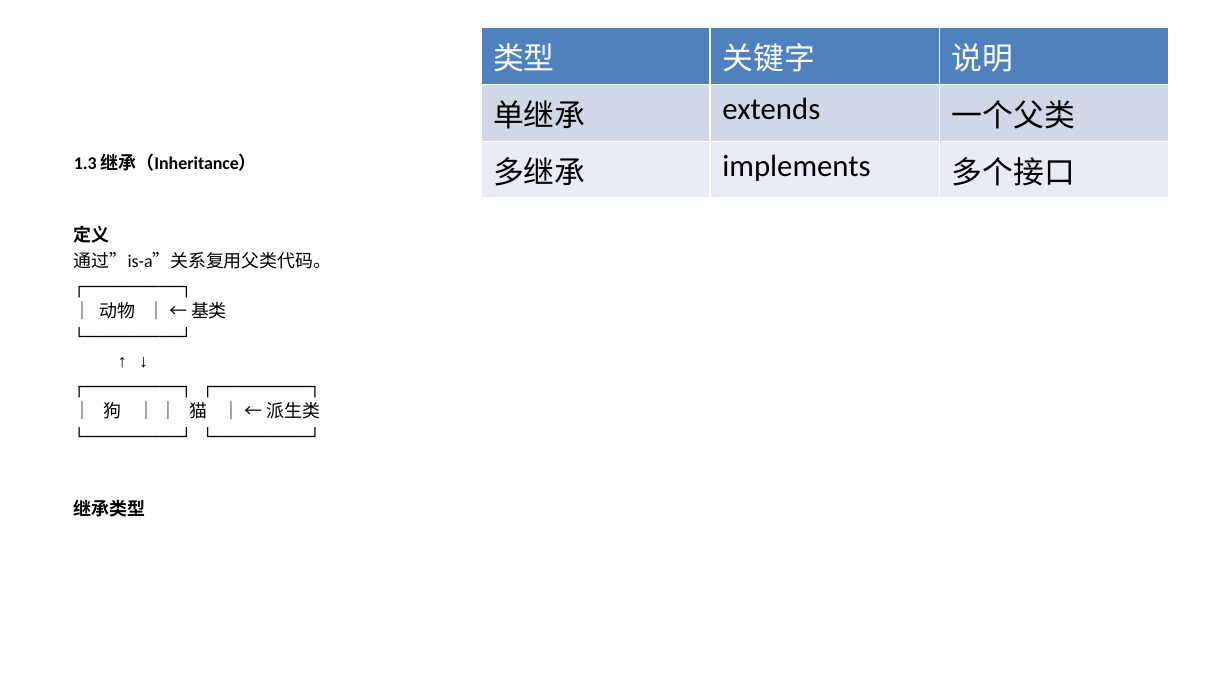
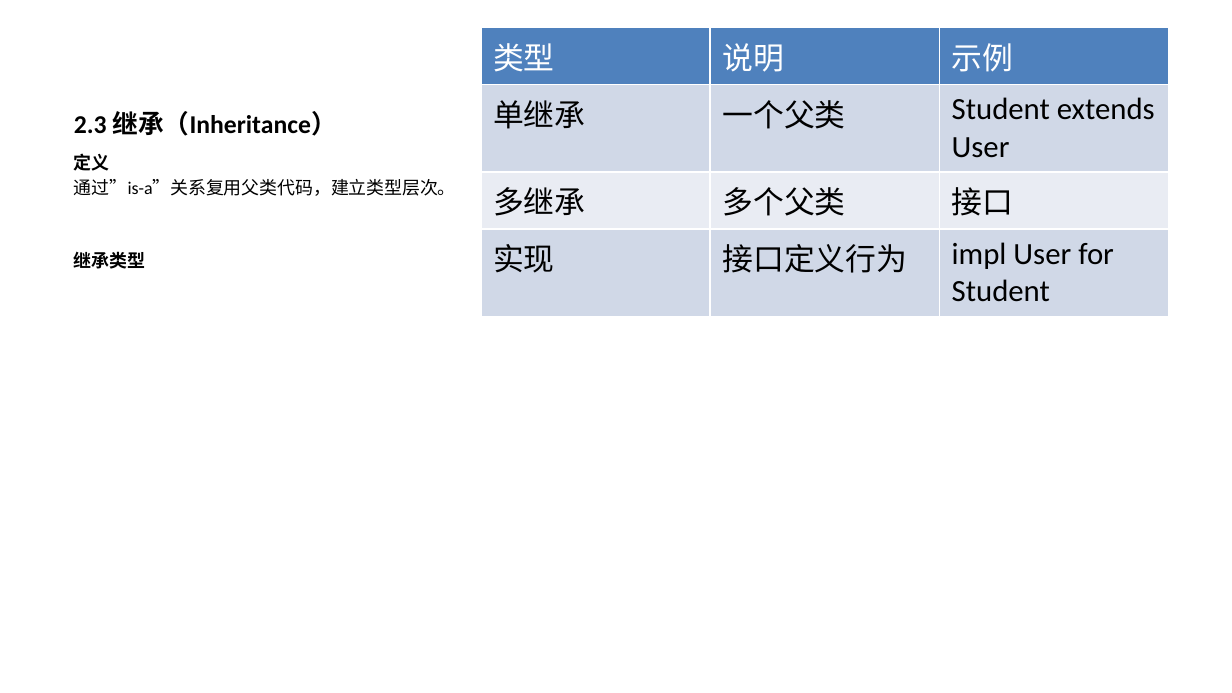
Before and after one commit to yinglichina8848/sqlrustgo-public, a slide deck: slide 16 of docs/教学计划/PPT/第3讲-面向对象分析设计与实现.pptx (slide 7 before the commit). Drawn at 1232x693 pixels with LibreOffice and Linux fonts; fonts in the diff are those of the drawing. Boxes give left, top, right and bottom in pixels: in the first picture for what was removed or moved away, otherwise in the second. Text is boxed around its words. In the diff, an @@ line names an element or a change of style, - is before the commit and + after.

```diff
--- a/docs/教学计划/PPT/第3讲-面向对象分析设计与实现.pptx
+++ b/docs/教学计划/PPT/第3讲-面向对象分析设计与实现.pptx
@@ table at [480, 27, 1168, 617] @@
-row 1: 类型 | 关键字 | 说明
-row 2: 单继承 | extends | 一个父类
-row 3: 多继承 | implements | 多个接口
+row 1: 类型 | 说明 | 示例
+row 2: 单继承 | 一个父类 | Student extends User
+row 3: 多继承 | 多个父类 | 接口
+row 4: 实现 | 接口定义行为 | impl User for Student
@@ title added at [74, 111, 337, 136], 15 pt, text #000000, bold @@
+2.3 继承（Inheritance）
@@ text at [74, 153, 257, 171]: paragraph removed @@
-1.3 继承（Inheritance）
@@ text at [74, 179, 456, 196]: text changed; font Courier New to Calibri @@
-通过”is-a”关系复用父类代码。
-┌─────────┐
-│ 动物 │ ← 基类
-└─────────┘
-↑ ↓
-┌─────────┐ ┌─────────┐
-│ 狗 │ │ 猫 │ ← 派生类
-└─────────┘ └─────────┘
+通过”is-a”关系复用父类代码，建立类型层次。
```
Also in this commit, not shown: 17 other slides changed, 34 slides added, 13 slides removed.
